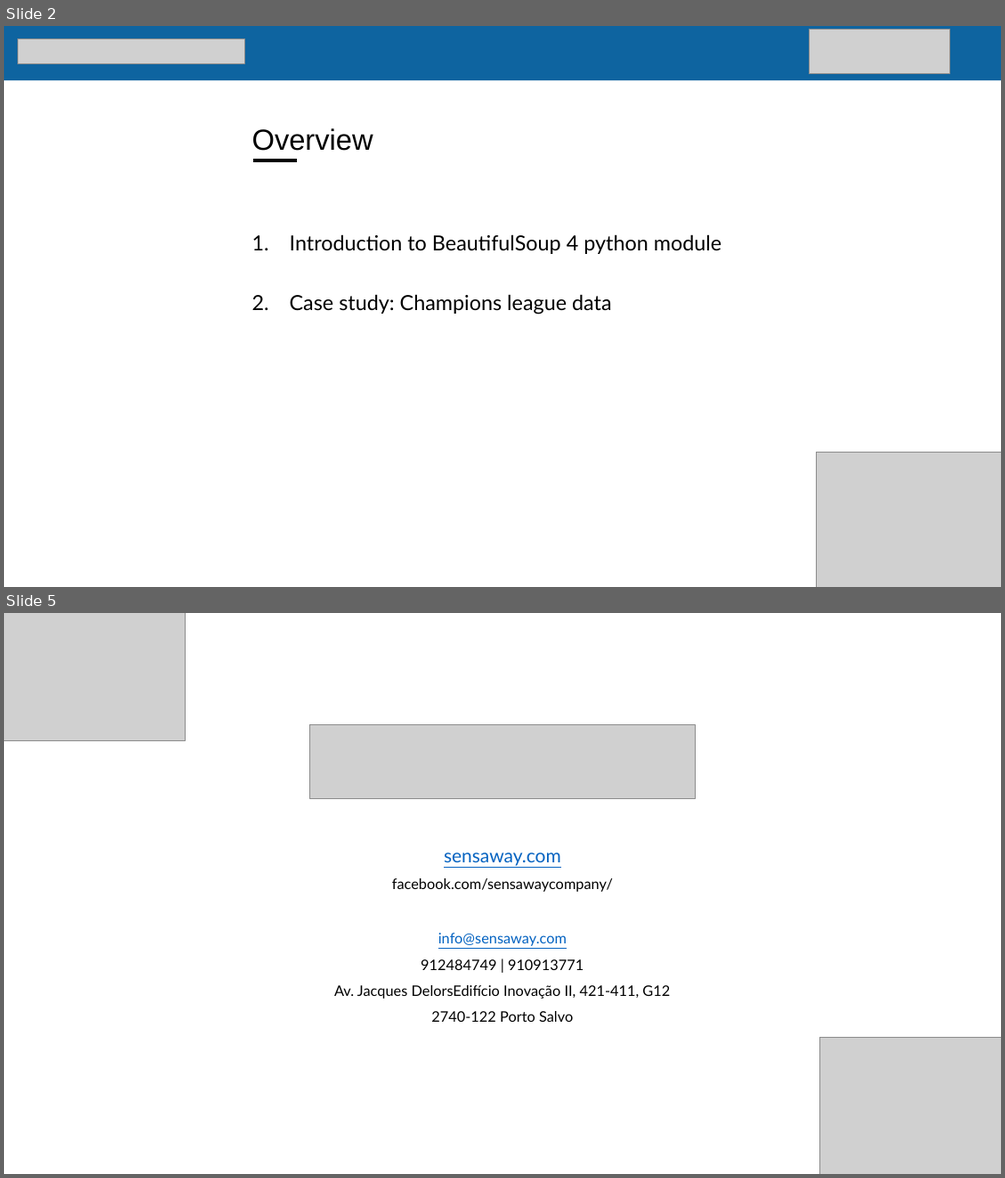
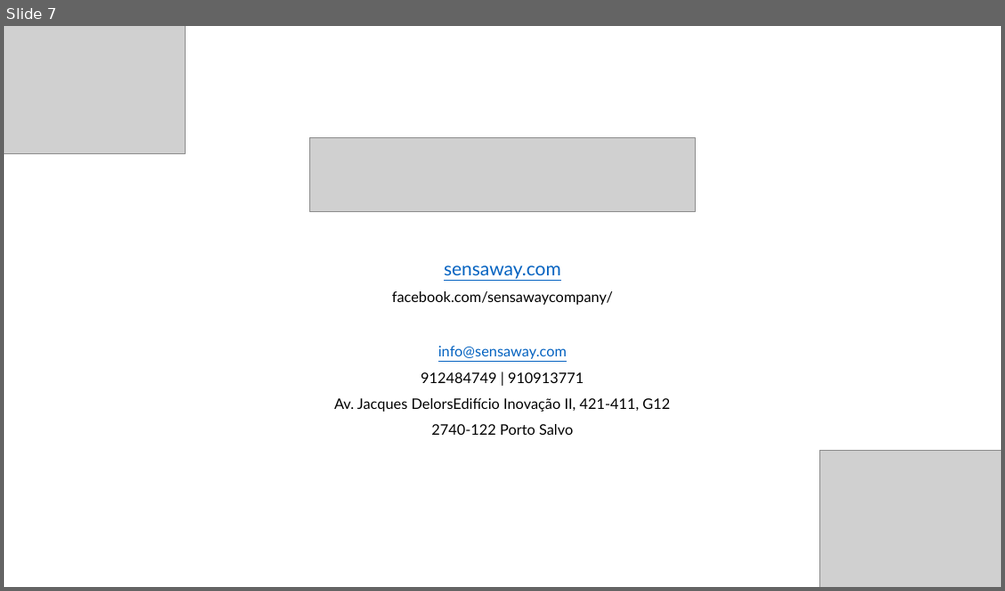
Before and after one commit to AndreSensaway/fpf-datathon-workshop-webscrapping, a slide deck: workshop_presentation.pptx. Shown one above the other, each under a label of ours: slides 2 and 5 before the commit, slide 7 after it; the slides between them are not shown. The pictures are 1005x1178 and 1005x591 pixels, drawn with LibreOffice and Linux fonts; fonts in the diff are those of the drawing; grey boxes stand for pictures. Boxes give left, top, right and bottom in pixels: in the first picture for what was removed or moved away, otherwise in the second. Text is boxed around its words. In the diff, an @@ line names an element or a change of style, - is before the commit and + after.

```diff
--- a/workshop_presentation.pptx
+++ b/workshop_presentation.pptx
@@ slide 2 removed at box(4, 26, 1001, 587), background #FFFFFF @@
@@ rectangle removed at box(4, 26, 1001, 80) @@
@@ picture removed at box(17, 38, 245, 63) @@
@@ picture removed at box(809, 30, 949, 74) @@
@@ title removed at box(252, 128, 373, 151) @@
-Overview
@@ line removed from (254, 160) to (297, 160) @@
@@ text removed at box(290, 234, 721, 314) @@
-1. Introduction to BeautifulSoup 4 python module
-2. Case study: Champions league data
@@ picture removed at box(816, 452, 1001, 587) @@
@@ what was slide 5 is now slide 7 @@
```
Also in this commit, not shown: 2 slides changed, 4 slides added, 1 other slide removed, 5 other files.
